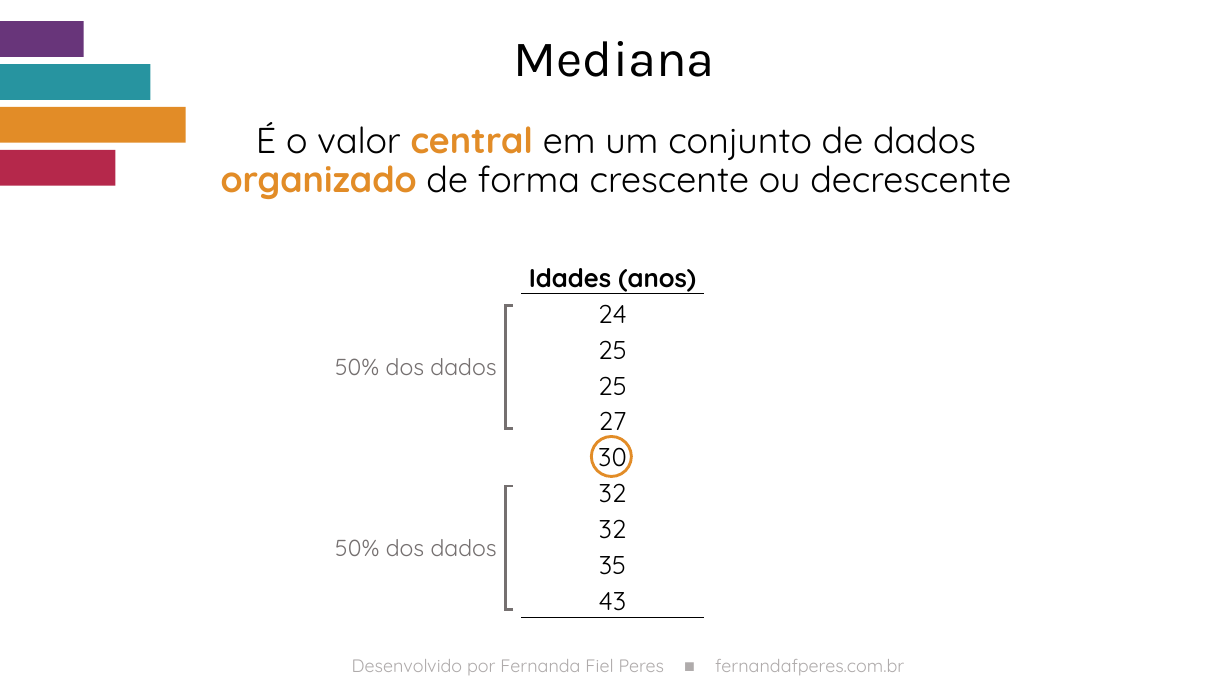
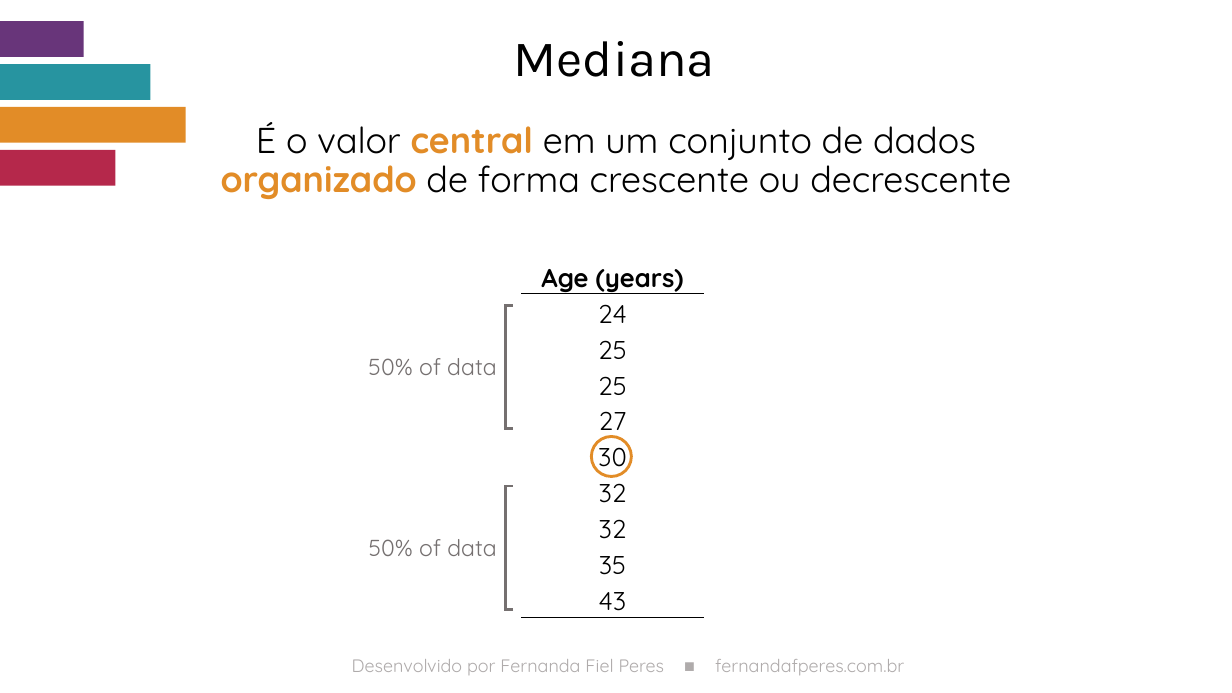
Before and after one commit to fernandaperes/Blog_EN, a slide deck: slide 1 of content/blog/boxplot-interpretation/Tabelas.pptx. Drawn at 1232x693 pixels with LibreOffice and Linux fonts; fonts in the diff are those of the drawing. Boxes give left, top, right and bottom in pixels: in the first picture for what was removed or moved away, otherwise in the second. Text is boxed around its words. In the diff, an @@ line names an element or a change of style, - is before the commit and + after.

```diff
--- a/content/blog/boxplot-interpretation/Tabelas.pptx
+++ b/content/blog/boxplot-interpretation/Tabelas.pptx
@@ table at [521,245,703,617] @@
-row 1, column 1: Idades (anos)
+row 1, column 1: Age (years)
@@ text at [368,358,497,375]: text changed @@
-50% dos dados
+50% of data
@@ text at [369,539,497,556]: text changed @@
-50% dos dados
+50% of data
```
Also in this commit, not shown: 3 other slides changed, 3 other files.
